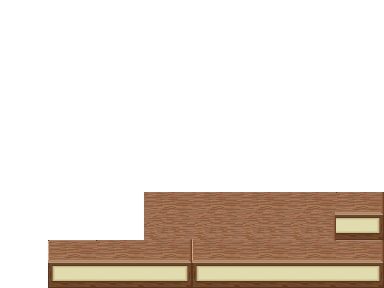
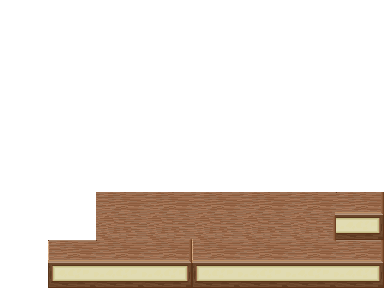
Two versions of the same layered image (384x288). Layer-by-layer changes:
pixels changed over bbox(96, 192, 144, 240) (layer not identified)
